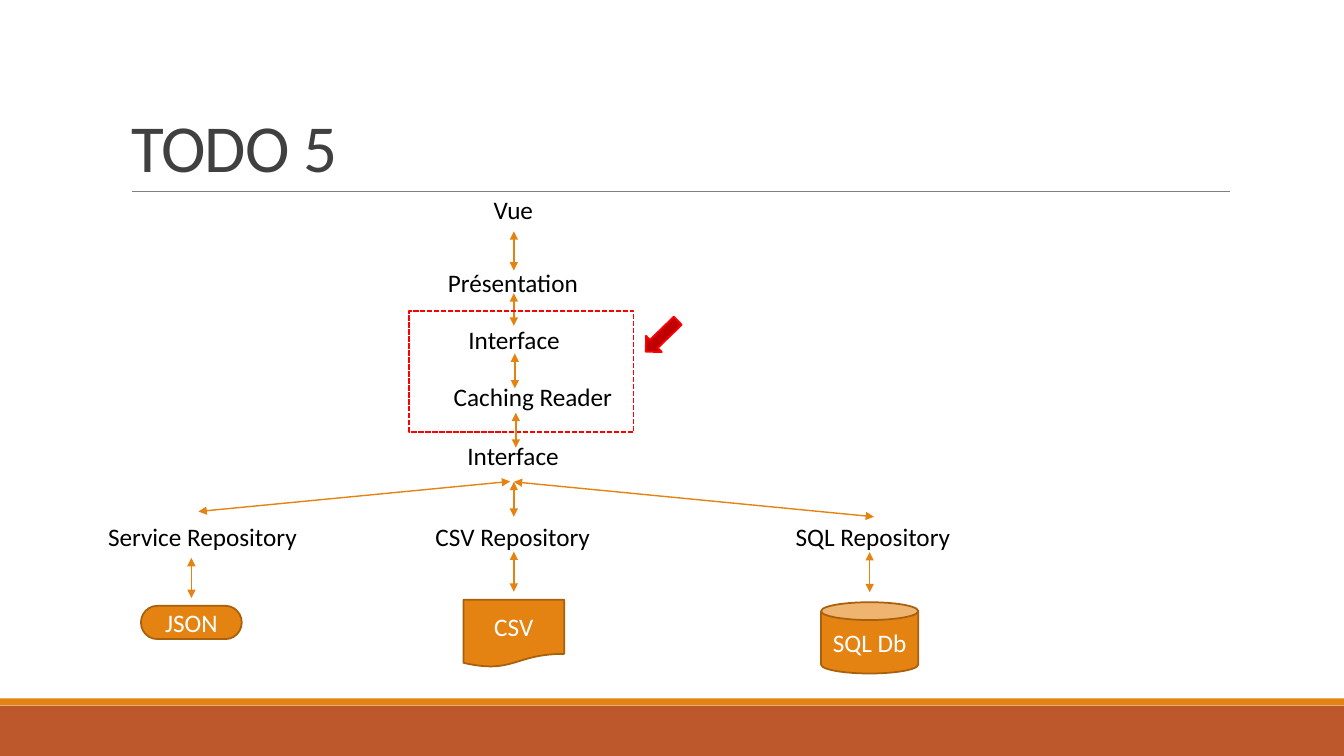
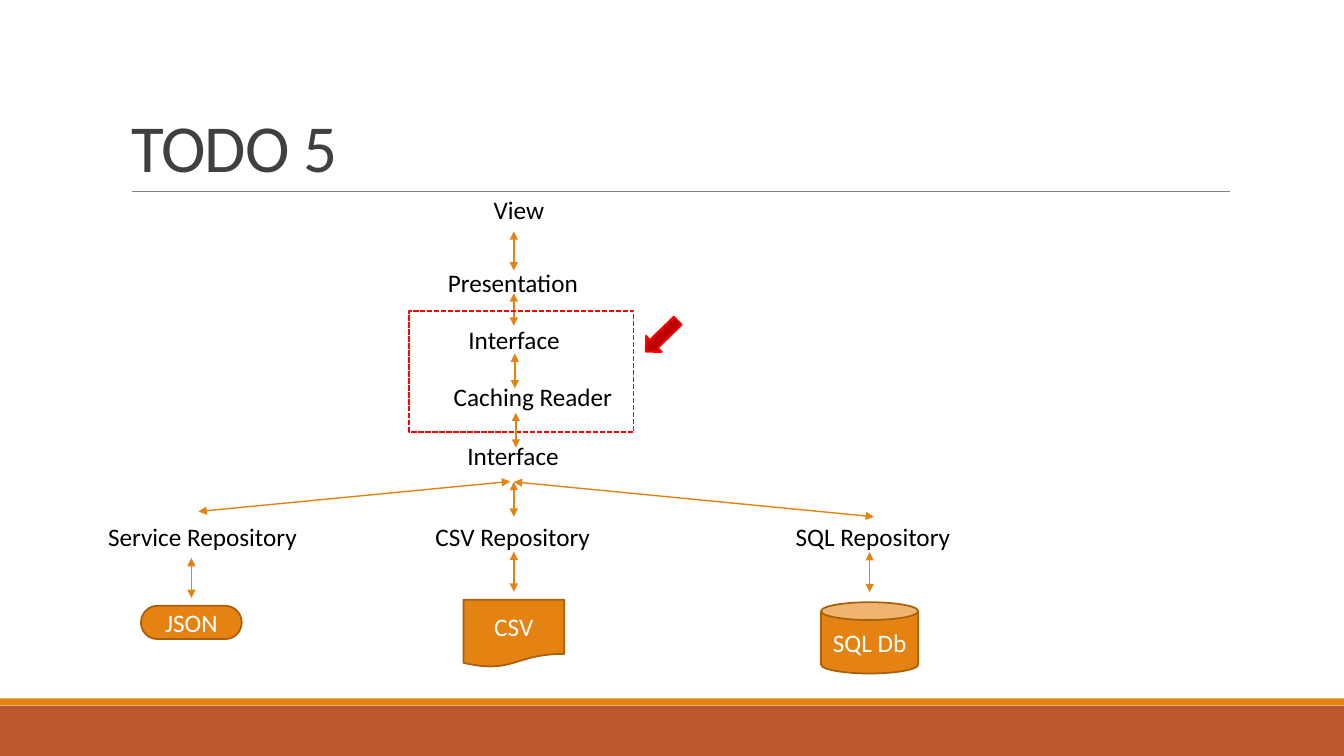
Before and after one commit to Sybaris-Classroom/Exercices, a slide deck: slide 15 of DependencyInjection/Exercice DependencyInjection.pptx (slide 12 before the commit). Drawn at 1344x756 pixels with LibreOffice and Linux fonts; fonts in the diff are those of the drawing. Boxes give left, top, right and bottom in pixels: in the first picture for what was removed or moved away, otherwise in the second. Text is boxed around its words. In the diff, an @@ line names an element or a change of style, - is before the commit and + after.

```diff
--- a/DependencyInjection/Exercice DependencyInjection.pptx
+++ b/DependencyInjection/Exercice DependencyInjection.pptx
@@ text at <box>494,201,544,219</box>: text changed @@
-Vue
+View
@@ text at <box>448,274,578,299</box>: text changed @@
-Présentation
+Presentation
```
Also in this commit, not shown: 6 other slides changed, 8 slides added, 1 other file.
